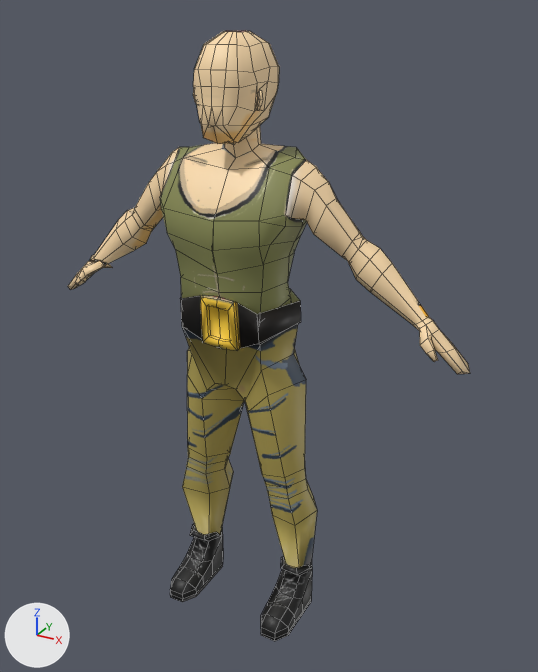
An edit to the FBX model Assets/RawModels/ChromeDome.fbx, drawn before and after from the same camera.
Before and after are seen from a 50 mm camera at (1.49, -2.52, 1.31) aimed at (0.09, 0.01, 0.05). The lights are fixed; the arrows at lower left show +X, +Y and +Z. The picture after the commit comes second. Mesh edges are drawn as thin lines. Where no turn or scale is listed for an object, it has been applied to the vertices. Vertices at exactly the same position are counted once.

Objects in the first picture: 'Body'.
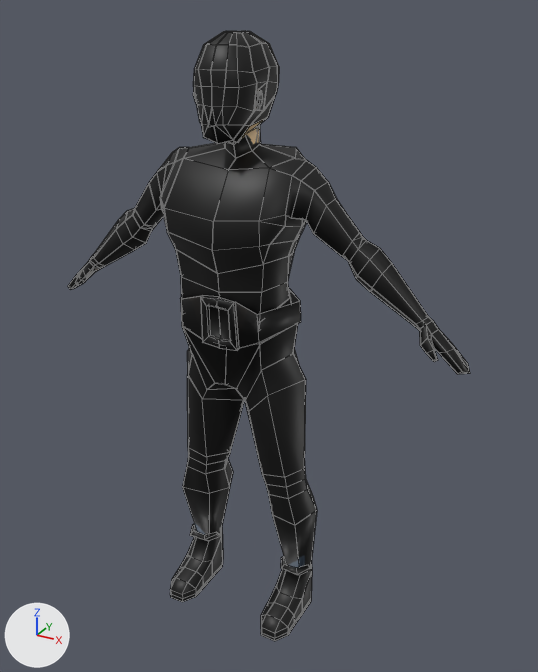
Boxes (x1, y1, x2, y2) around the edits, measured in the pictures (538 x 672 px):
'Body', surface changed, reshaped (darker): (68, 30, 470, 641) in both
part 1 of me_cylinder_002, reshaped: before (83, 101, 300, 560); after (68, 30, 470, 641)
part 2 of me_cylinder_002, recoloured: (70, 83, 468, 611) in both

Diff of the bpy script that builds the scene:
```diff
--- a/Assets/RawModels/ChromeDome.fbx.py
+++ b/Assets/RawModels/ChromeDome.fbx.py
@@ img_witchdoctortexture__1__png @@
+img_witchdoctortexture__1__png = load_image('WitchDoctorTexture (1).png', '../Materials/WitchDoctorTexture (1).png', 1024, 1024, 'sRGB')
@@ mat_witchmaterial @@
 mat_witchmaterial = principled_material('WitchMaterial')
-mat_witchmaterial.texture = img_chromedometex_png
+mat_witchmaterial.texture = img_witchdoctortexture__1__png
@@ mat_black @@
+mat_black = principled_material('Black')
+mat_black.base_color = (0.0, 0.0, 0.0)  # black #000000
@@ me_cylinder_002 @@
 # used by ob_body; location = (0.0, 0.0, 0.0)
-me_cylinder_002.from_pydata(...)  # 685 vertices, 689 faces; spans x -0.96..0.96, y -0.28..0.13, z -1.31..1.24
+me_cylinder_002.from_pydata(...)  # 1354 vertices, 1382 faces; spans x -0.96..0.96, y -0.28..0.13, z -1.31..1.24
+# me_cylinder_002 part 1: 10 vertices moved from x -0.75..0.17, y -0.13..0.08, z -1.11..0.98 to x -0.82..0.17, y -0.13..0.08, z -1.11..0.98; 9 vertices removed from x -0.7..0.07, y -0.26..-0.03, z 0.24..0.91; 678 vertices added at x -0.95..0.95, y -0.28..0.13, z -1.31..1.24
+# me_cylinder_002 part 2: 52 faces spanning x -0.96..0.96, y -0.24..0.1, z -1.22..1.24 switch from mat_witchmaterial (picture img_chromedometex_png) to mat_black (black #000000)
```
